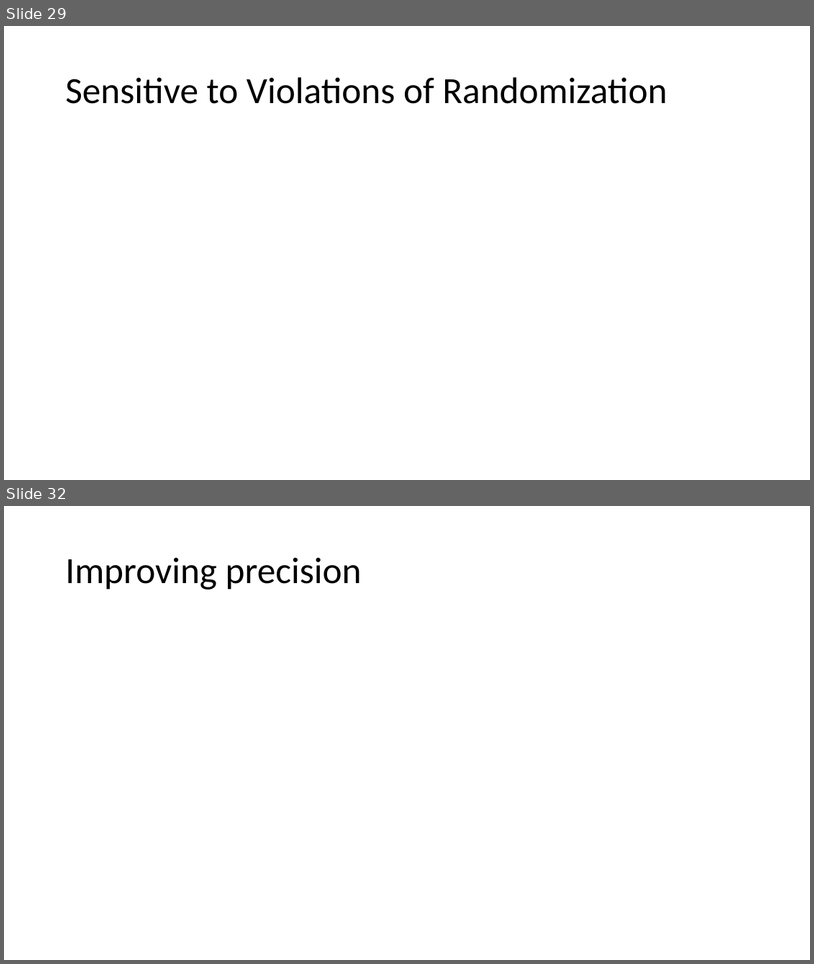
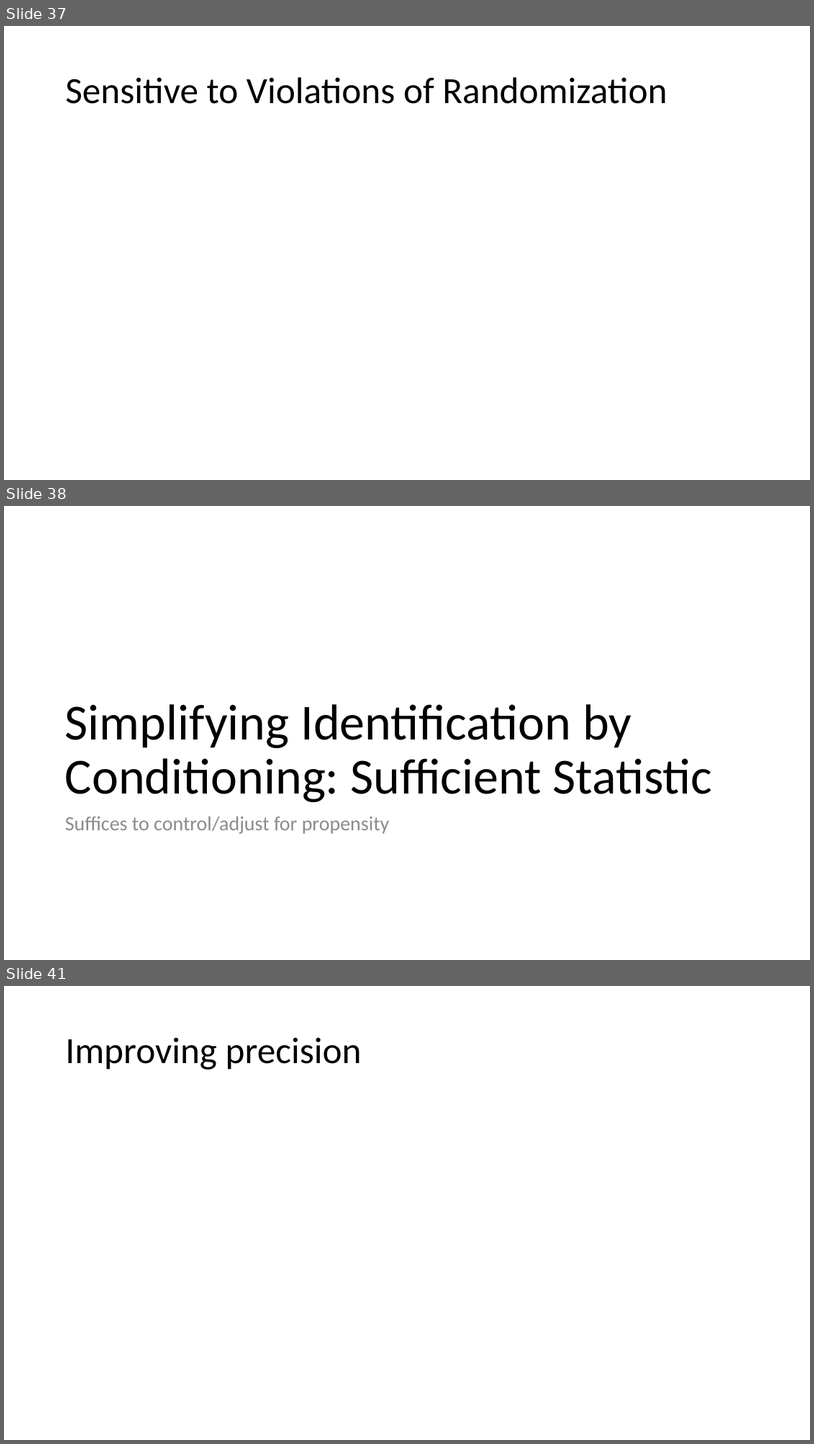
Before and after one commit to stanford-msande228/winter23, a slide deck: MSANDE228_Lecture6_Causality_in_Observational_Data.pptx. Shown one above the other, each under a label of ours: slides 29 and 32 before the commit, slides 37, 38 and 41 after it; the slides between them are not shown. The pictures are 814x964 and 814x1444 pixels, drawn with LibreOffice and Linux fonts; fonts in the diff are those of the drawing; grey boxes stand for pictures. Boxes give left, top, right and bottom in pixels: in the first picture for what was removed or moved away, otherwise in the second. Text is boxed around its words. In the diff, an @@ line names an element or a change of style, - is before the commit and + after.

```diff
--- a/MSANDE228_Lecture6_Causality_in_Observational_Data.pptx
+++ b/MSANDE228_Lecture6_Causality_in_Observational_Data.pptx
@@ slide 38 added at <box>4,506,810,960</box>, background #FFFFFF @@
@@ title added at <box>65,704,713,802</box>, 60 pt, text #000000 @@
+Simplifying Identification by Conditioning: Sufficient Statistic
@@ text added at <box>65,816,390,834</box>, 24 pt, text #8C8C8C @@
+Suffices to control/adjust for propensity
@@ what was slide 29 is now slide 37 @@
@@ what was slide 32 is now slide 41 @@
```
Also in this commit, not shown: 3 slides changed, 8 other slides added, 1 other file.
